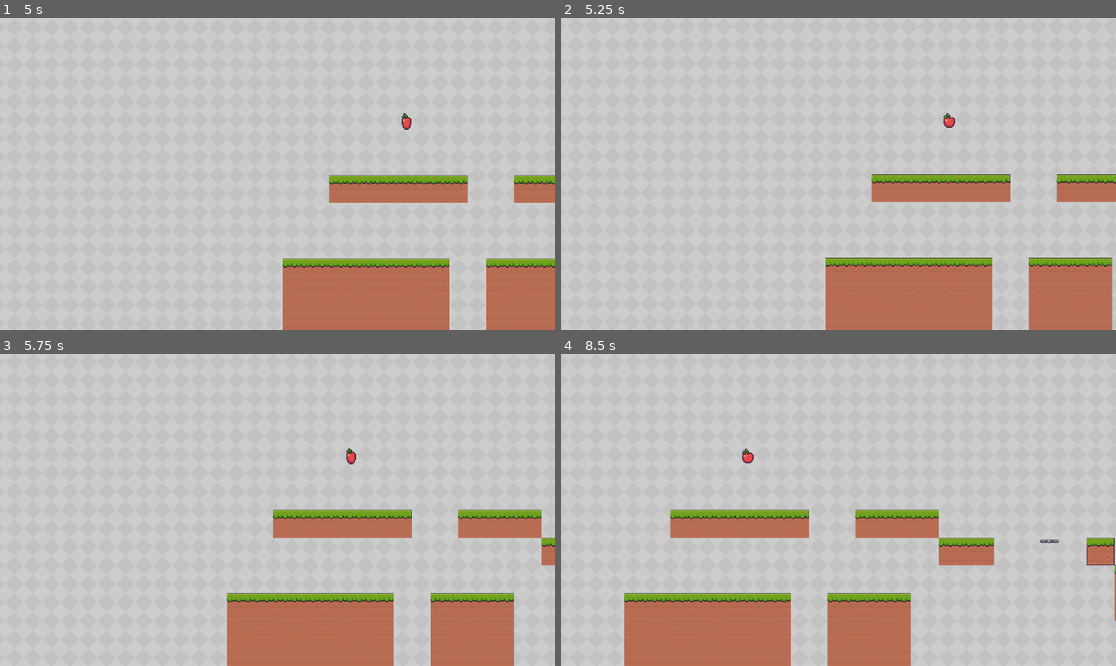
Above: before the commit, frames 1-4 (two rows, left to right).
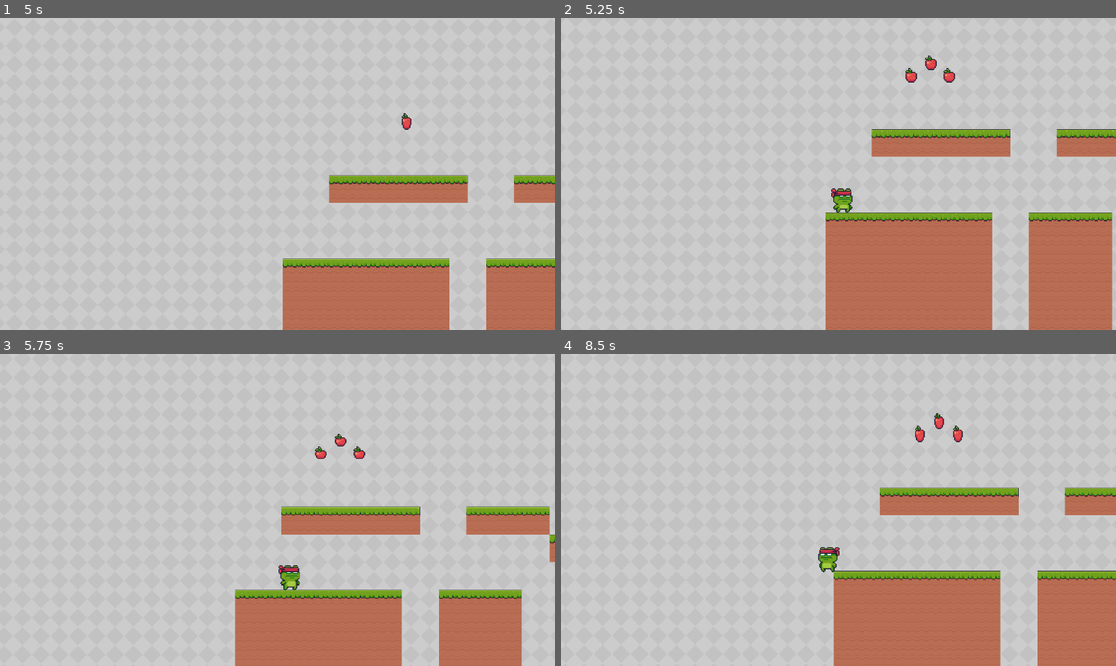
Above: after the commit, the same moments.

Repository: NamDo8467/GodotGame
Game: Godot game, scene res://scenes/game.tscn
The game is run twice, just before and just after one commit, with the same random seed, the same clock (stepped at 60 frames per second) and the same inputs.
Inputs:
- Up to frame 1 (5 s): tap Enter (ui_accept) at 0.5, 0.77, 1.52, 3.02, 3.77, 4.52 s; hold Right (ui_right) 0.53-2.03 s; hold Left (ui_left) 2.03-4.28 s; hold Right (ui_right) from 4.28 s (still down)
- Up to frame 2 (5.25 s): keep holding Right (ui_right)
- Up to frame 3 (5.75 s): keep holding Right (ui_right)
- Up to frame 4 (8.5 s): tap Enter (ui_accept) at 6.02, 6.77, 7.52 s; release Right (ui_right) at 8.03 s; hold Left (ui_left) from 8.03 s (still down)

Frame 1 is identical in both runs. In frame 2, 15% of the frame differs, in the area x 47-100%, y 12-80%; in frame 3, 5.8%; in frame 4, 26%, in the area x 11-100%, y 18-100%.

Commit message:
added platforms

Diff:
--- a/scenes/kill_zone.tscn
+++ b/scenes/kill_zone.tscn
@@ -1,14 +1,38 @@
-[gd_scene load_steps=3 format=3 uid="uid://c6q6mdckverkl"]
+[gd_scene load_steps=4 format=3 uid="uid://b0t3u8giqtkq3"]
 
-[ext_resource type="Script" path="res://scripts/killzone.gd" id="1_ra7i0"]
+[ext_resource type="Script" path="res://scripts/kill_zone.gd" id="1_0pfjc"]
 
 [sub_resource type="WorldBoundaryShape2D" id="WorldBoundaryShape2D_ib6ug"]
 
+[sub_resource type="GDScript" id="GDScript_yukym"]
+script/source = "extends CollisionShape2D
+
+
+# Called when the node enters the scene tree for the first time.
+func _ready():
+	pass # Replace with function body.
+
+
+# Called every frame. 'delta' is the elapsed time since the previous frame.
+func _process(delta):
+	pass
+
+
+func _on_kill_zone_body_entered(body):
+	print(\"You die\")
+"
+
 [node name="KillZone" type="Area2D"]
 collision_mask = 2
+script = ExtResource("1_0pfjc")
 
 [node name="CollisionShape2D" type="CollisionShape2D" parent="."]
 shape = SubResource("WorldBoundaryShape2D_ib6ug")
-script = ExtResource("1_ra7i0")
+script = SubResource("GDScript_yukym")
 
-[connection signal="body_entered" from="." to="CollisionShape2D" method="_on_kill_zone_body_entered"]
+[node name="Timer" type="Timer" parent="."]
+wait_time = 0.6
+one_shot = true
+
+[connection signal="body_entered" from="." to="." method="_on_body_entered"]
+[connection signal="timeout" from="Timer" to="." method="_on_timer_timeout"]
--- a/scenes/platform.tscn
+++ b/scenes/platform.tscn
@@ -3,14 +3,17 @@
 [ext_resource type="Texture2D" uid="uid://bu3cus2upwcaq" path="res://assets/Free/Traps/Platforms/Grey Off.png" id="1_3887j"]
 
 [sub_resource type="RectangleShape2D" id="RectangleShape2D_m0mpy"]
-size = Vector2(32, 6)
+size = Vector2(50, 14.5)
 
 [node name="Platform" type="AnimatableBody2D"]
+collision_mask = 2
 
 [node name="Sprite2D" type="Sprite2D" parent="."]
+scale = Vector2(1.57813, 2.41667)
 texture = ExtResource("1_3887j")
 region_enabled = true
 region_rect = Rect2(0, 1.05083, 32, 6.94917)
 
 [node name="CollisionShape2D" type="CollisionShape2D" parent="."]
 shape = SubResource("RectangleShape2D_m0mpy")
+one_way_collision = true
